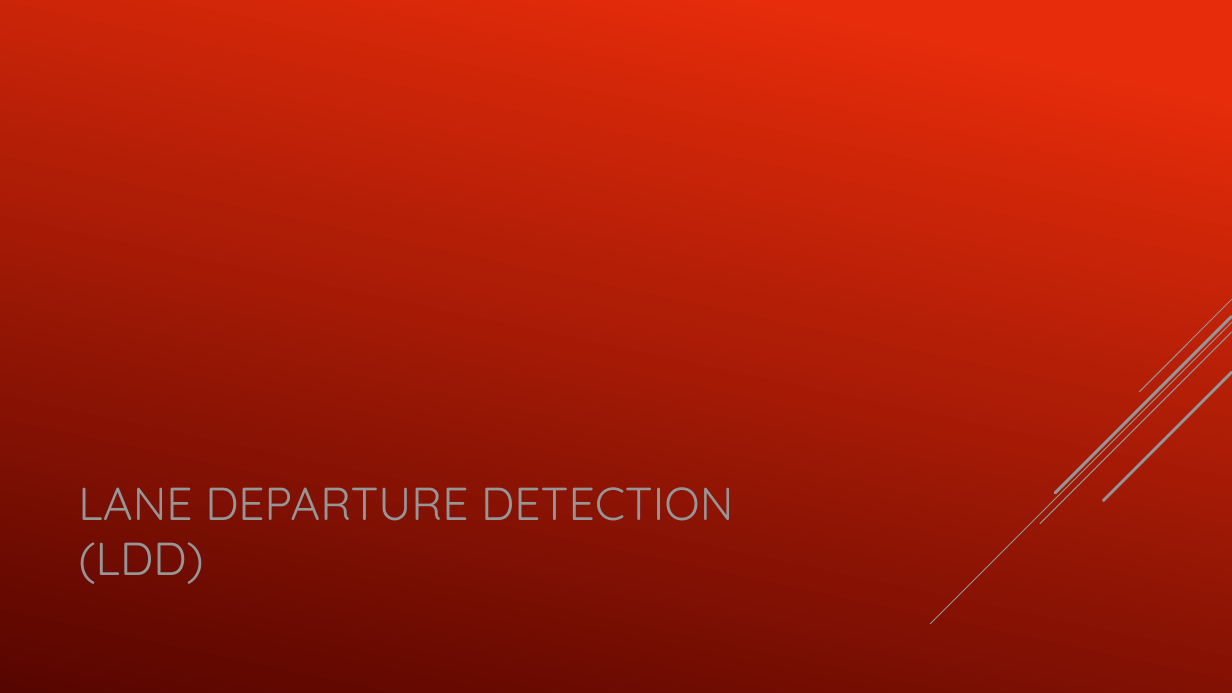
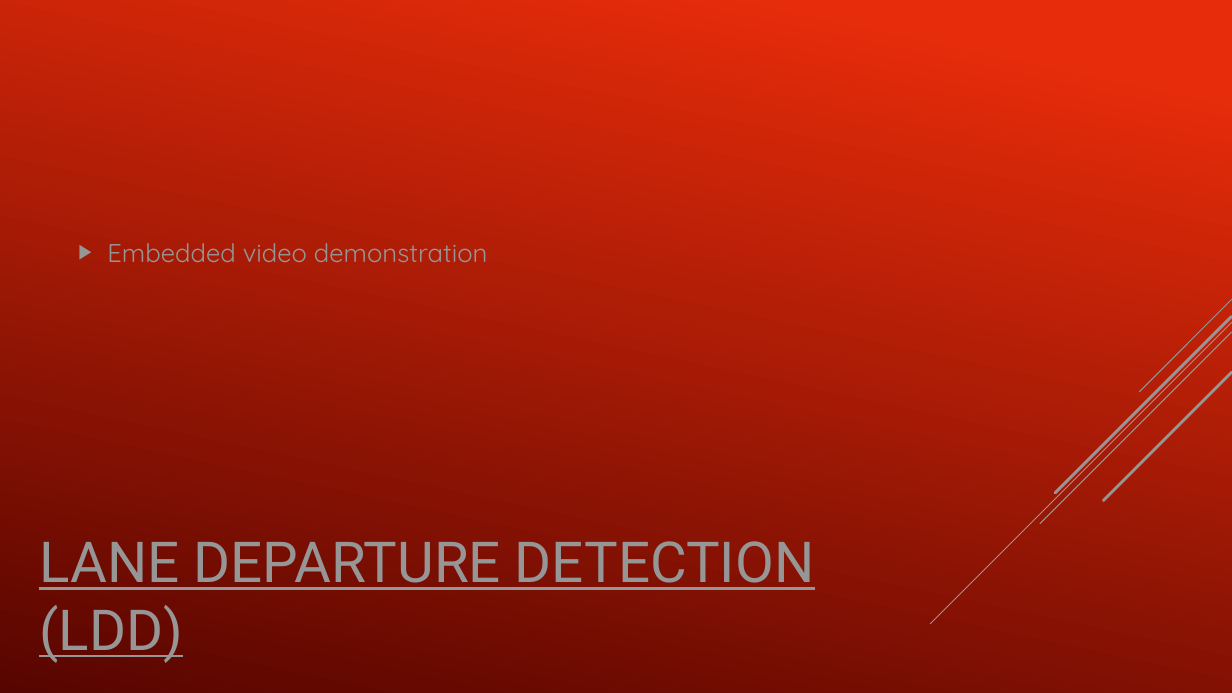
Before and after one commit to Joshua-Bonner/OpenZ, a slide deck: slide 6 of Presentation/OpenZ.pptx (slide 2 before the commit). Drawn at 1232x693 pixels with LibreOffice and Linux fonts; fonts in the diff are those of the drawing. Boxes give left, top, right and bottom in pixels: in the first picture for what was removed or moved away, otherwise in the second. Text is boxed around its words. In the diff, an @@ line names an element or a change of style, - is before the commit and + after.

```diff
--- a/Presentation/OpenZ.pptx
+++ b/Presentation/OpenZ.pptx
@@ text added at bbox=[107, 243, 488, 262], 20 pt, text #969696 @@
+▶ Embedded video demonstration
@@ title "LANE DEPARTURE DETECTION (LDD)": place and size @@
-title "LANE DEPARTURE DETECTION (LDD)" at bbox=[78, 487, 733, 584]
+title "LANE DEPARTURE DETECTION (LDD)" at bbox=[39, 541, 814, 663]
@@ title "LANE DEPARTURE DETECTION (LDD)" at bbox=[39, 541, 814, 663]: size 36 to 44 pt, font Quicksand to Roboto, underline on @@
```
Also in this commit, not shown: 3 other slides changed, 7 slides added, 2 slides removed.
